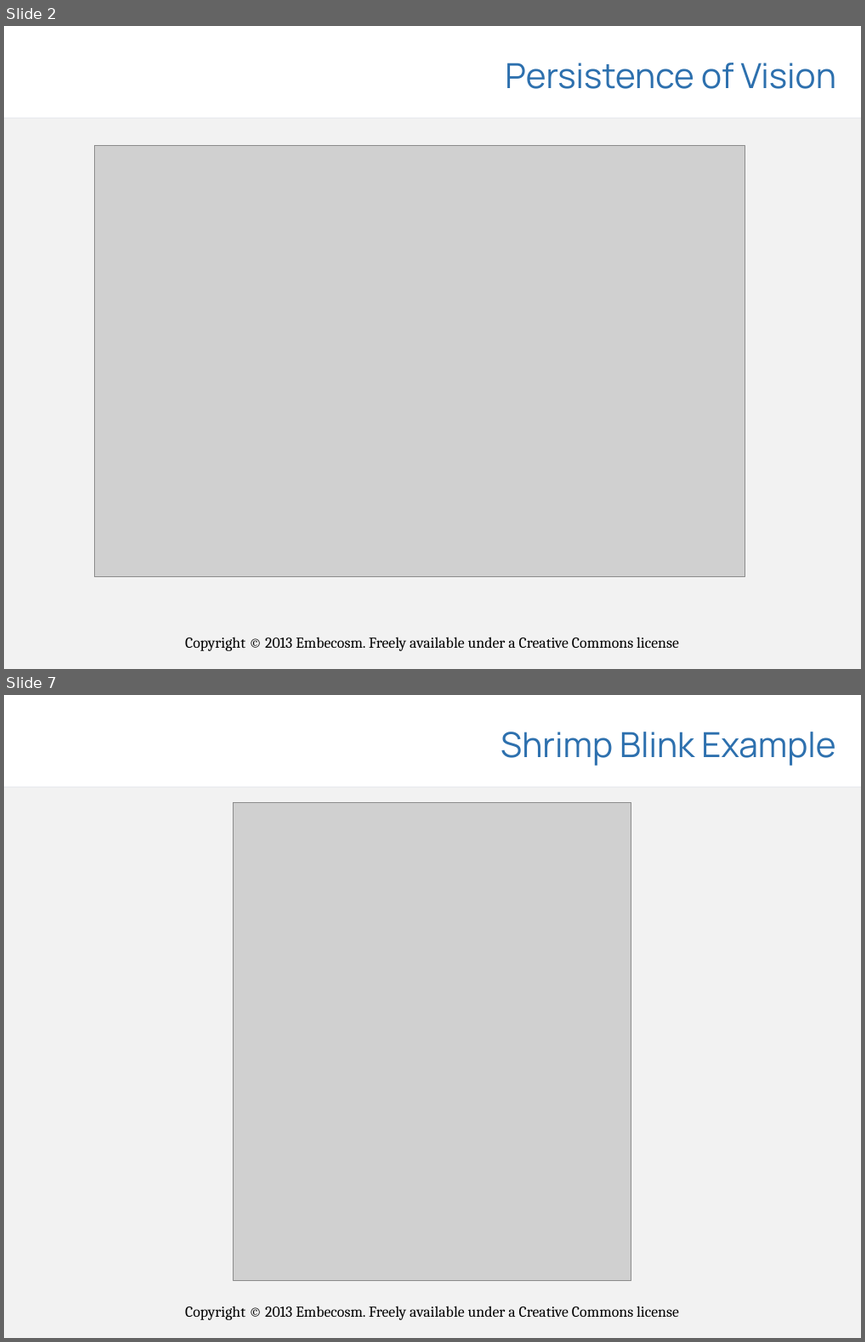
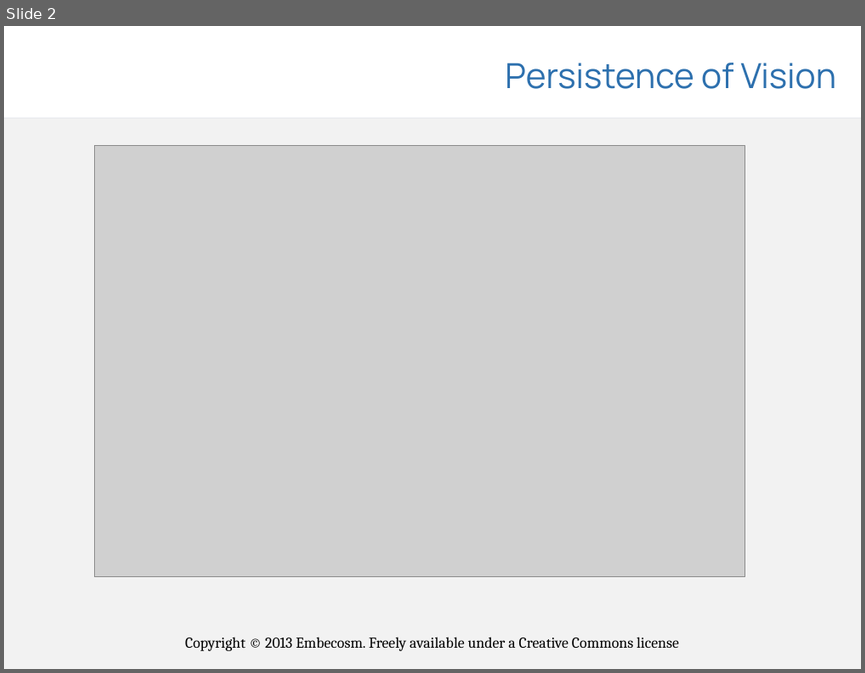
Before and after one commit to embecosm/shrimp-pov, a slide deck: presentations/shrimp-pov.odp. Shown one above the other, each under a label of ours: slides 2 and 7 before the commit, slide 2 after it; the slides between them are not shown. The pictures are 865x1342 and 865x673 pixels, drawn with LibreOffice and Linux fonts; fonts in the diff are those of the drawing; grey boxes stand for pictures; background and template pictures are left out. Boxes give left, top, right and bottom in pixels: in the first picture for what was removed or moved away, otherwise in the second. Text is boxed around its words. In the diff, an @@ line names an element or a change of style, - is before the commit and + after.

```diff
--- a/presentations/shrimp-pov.odp
+++ b/presentations/shrimp-pov.odp
@@ slide 7 removed at [4,695,861,1338], background #FFFFFF; not listed: 4 template elements that a slide beside it also shows @@
@@ title removed at [500,732,835,766] @@
-Shrimp Blink Example
@@ picture removed at [234,802,631,1281] @@
```
Also in this commit, not shown: 3 slides changed, 4 slides added, 5 other slides removed, 1 other file.
